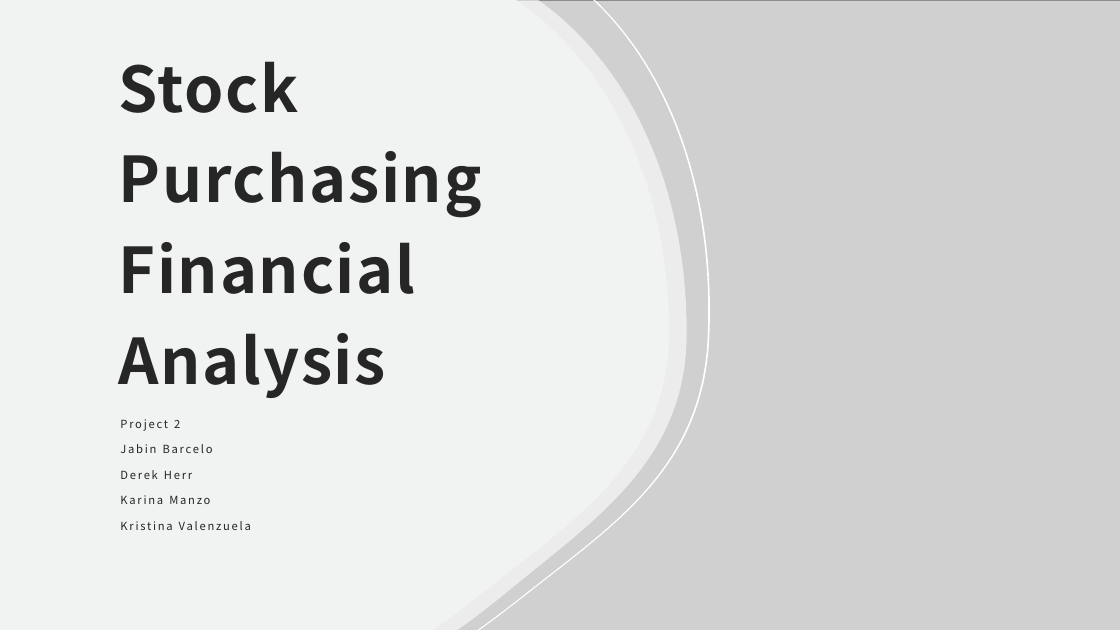
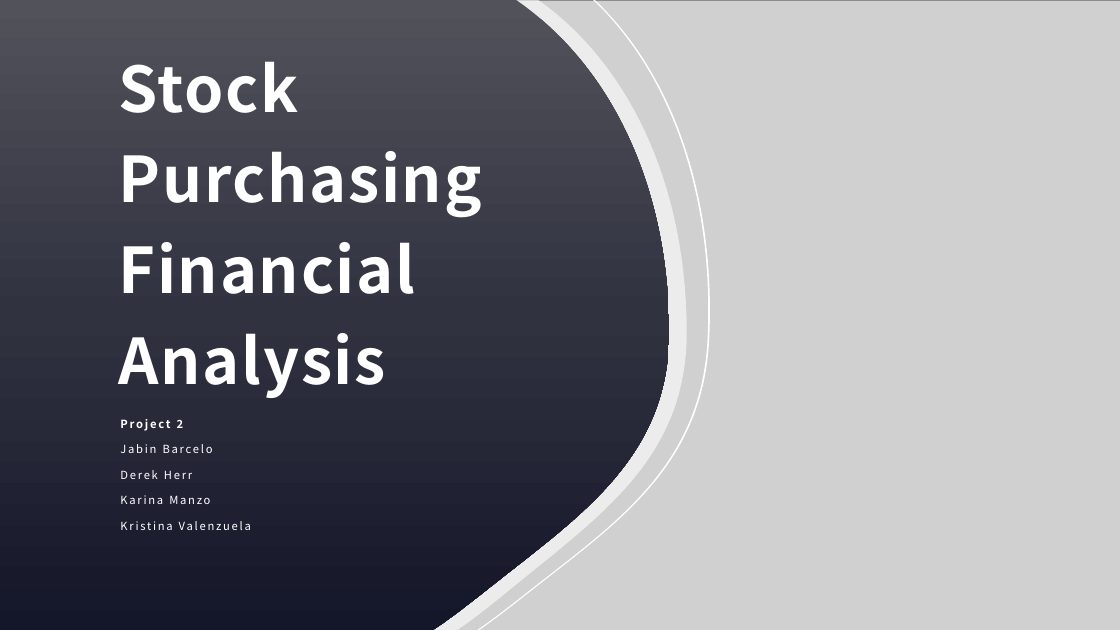
Before and after one commit to Dereksh/Stock_Technical_Analysis, a slide deck: slide 1 of Stock Purchasing Financial Analysis.pptx. Drawn at 1120x630 pixels with LibreOffice and Linux fonts; fonts in the diff are those of the drawing; grey boxes stand for pictures. Boxes give left, top, right and bottom in pixels: in the first picture for what was removed or moved away, otherwise in the second. Text is boxed around its words. In the diff, an @@ line names an element or a change of style, - is before the commit and + after.

```diff
--- a/Stock Purchasing Financial Analysis.pptx
+++ b/Stock Purchasing Financial Analysis.pptx
@@ background #F0F3F2 to gradient #52535C to #313240 to #141629 @@
@@ rectangle at [0,0,1120,630]: fill #F0F3F2 to gradient #52535C to #313240 to #141629 @@
@@ freeform shape at [0,0,670,630]: fill #F0F3F2 to gradient #52535C to #313240 to #141629 @@
@@ freeform shape at [85,0,292,630]: fill #D5DEDB to #181A2B @@
@@ freeform shape at [106,0,339,630]: fill #FFFFFF to #000000 @@
@@ title "Stock Purchasing Financial Analysis" at [119,61,482,398]: text colour #262626 to #FFFFFF @@
@@ subtitle "Project 2" at [120,419,251,530]: text colour #262626 to #FFFFFF; bold on in "Project 2" @@
```
Also in this commit, not shown: 4 other slides changed, 12 slides added, 4 slides removed, 7 other files.
